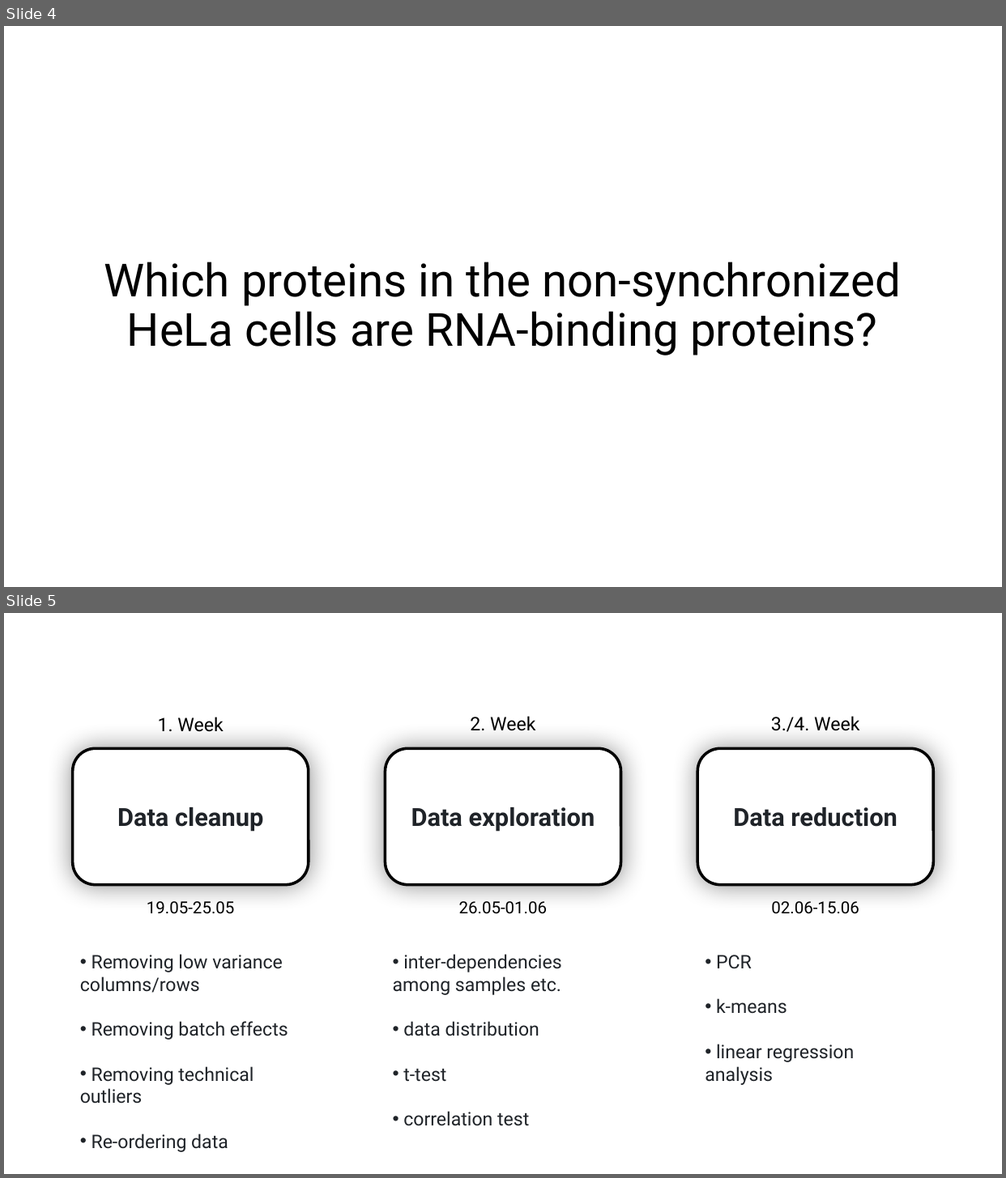
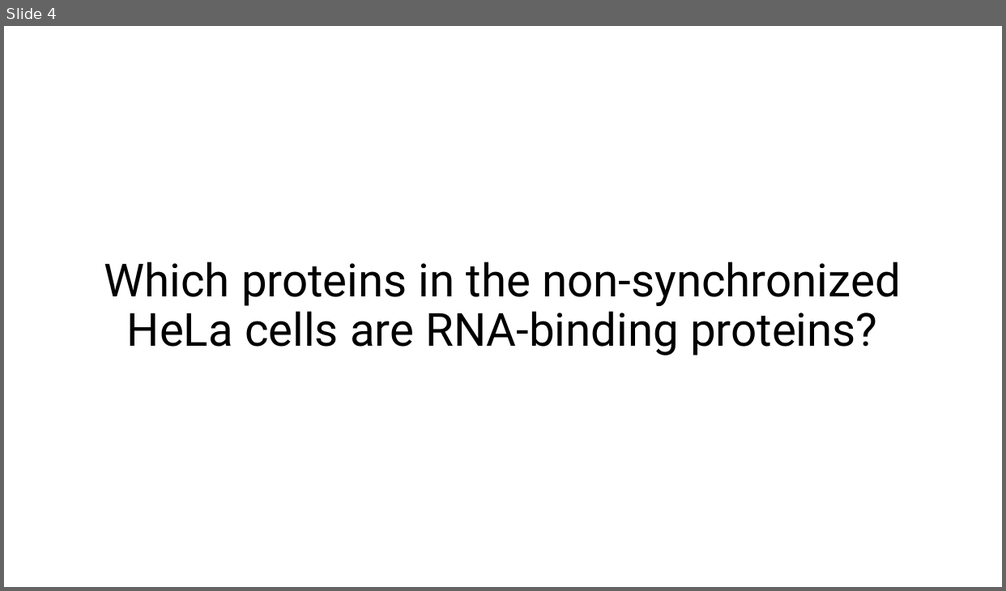
Before and after one commit to MichelaPozzi/2025-topic-03-group-01, a slide deck: Project Proposal Ben.pptx. Shown one above the other, each under a label of ours: slides 4 and 5 before the commit, slide 4 after it. The pictures are 1006x1178 and 1006x591 pixels, drawn with LibreOffice and Linux fonts; fonts in the diff are those of the drawing. Boxes give left, top, right and bottom in pixels: in the first picture for what was removed or moved away, otherwise in the second. Text is boxed around its words. In the diff, an @@ line names an element or a change of style, - is before the commit and + after.

```diff
--- a/Project Proposal Ben.pptx
+++ b/Project Proposal Ben.pptx
@@ slide 5 removed at (x1=4, y1=613, x2=1002, y2=1174), background #FFFFFF @@
@@ text removed at (x1=158, y1=717, x2=223, y2=732) @@
-1. Week
@@ text removed at (x1=470, y1=716, x2=535, y2=731) @@
-2. Week
@@ text removed at (x1=771, y1=716, x2=859, y2=732) @@
-3./4. Week
@@ rounded rectangle removed at (x1=73, y1=748, x2=309, y2=884) @@
-Data cleanup
@@ rounded rectangle removed at (x1=385, y1=748, x2=621, y2=884) @@
-Data exploration
@@ rounded rectangle removed at (x1=698, y1=748, x2=934, y2=884) @@
-Data reduction
@@ text removed at (x1=147, y1=901, x2=234, y2=914) @@
-19.05-25.05
@@ text removed at (x1=459, y1=901, x2=547, y2=914) @@
-26.05-01.06
@@ text removed at (x1=771, y1=901, x2=859, y2=914) @@
-02.06-15.06
@@ text removed at (x1=80, y1=954, x2=288, y2=1152) @@
-• Removing low variance columns/rows
-• Removing batch effects
-• Removing technical outliers
-• Re-ordering data
@@ text removed at (x1=393, y1=954, x2=561, y2=1127) @@
-• inter-dependencies among samples etc.
-• data distribution
-• t-test
-• correlation test
@@ text removed at (x1=705, y1=955, x2=854, y2=1085) @@
-• PCR
-• k-means
-• linear regression analysis
```
Also in this commit, not shown: 4 slides changed, 6 slides added, 1 other slide removed, 1 other file.
